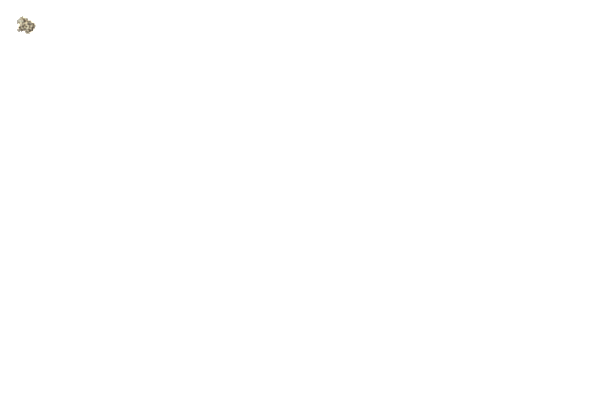
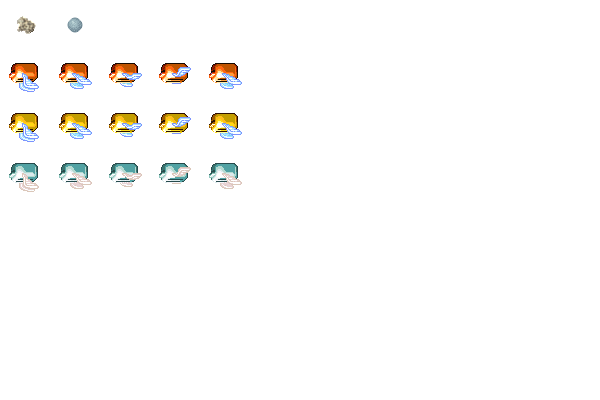
The second 600x400 image is a revision of the first. Changes to its layers:
painted on "Background" over (9, 17, 242, 192)
